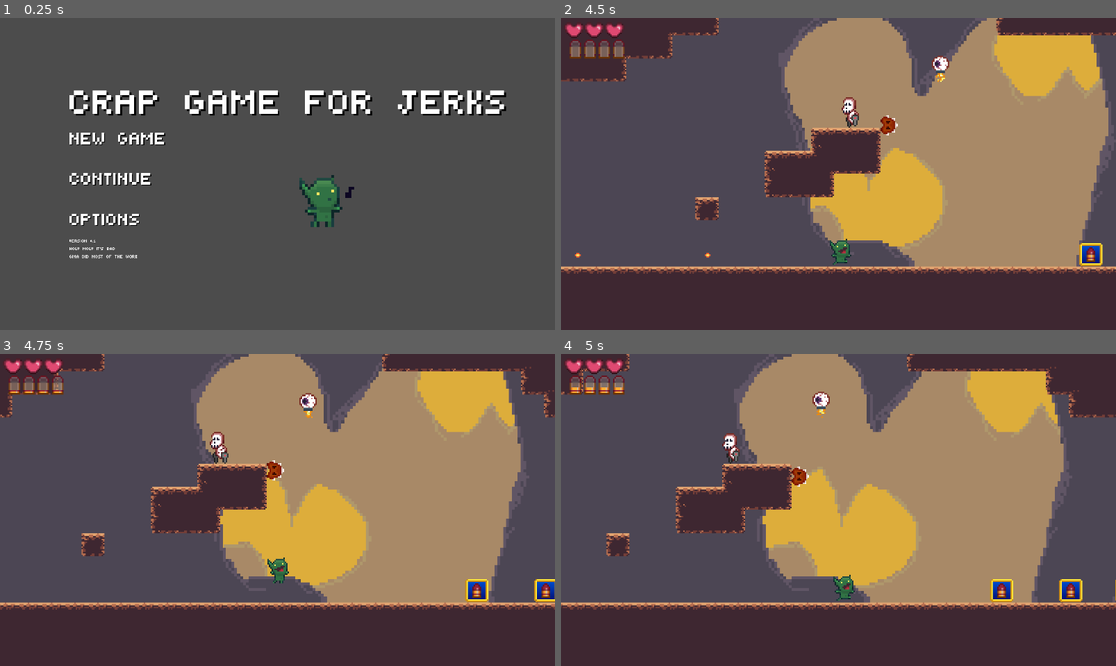
Above: before the commit, frames 1-4 (two rows, left to right).
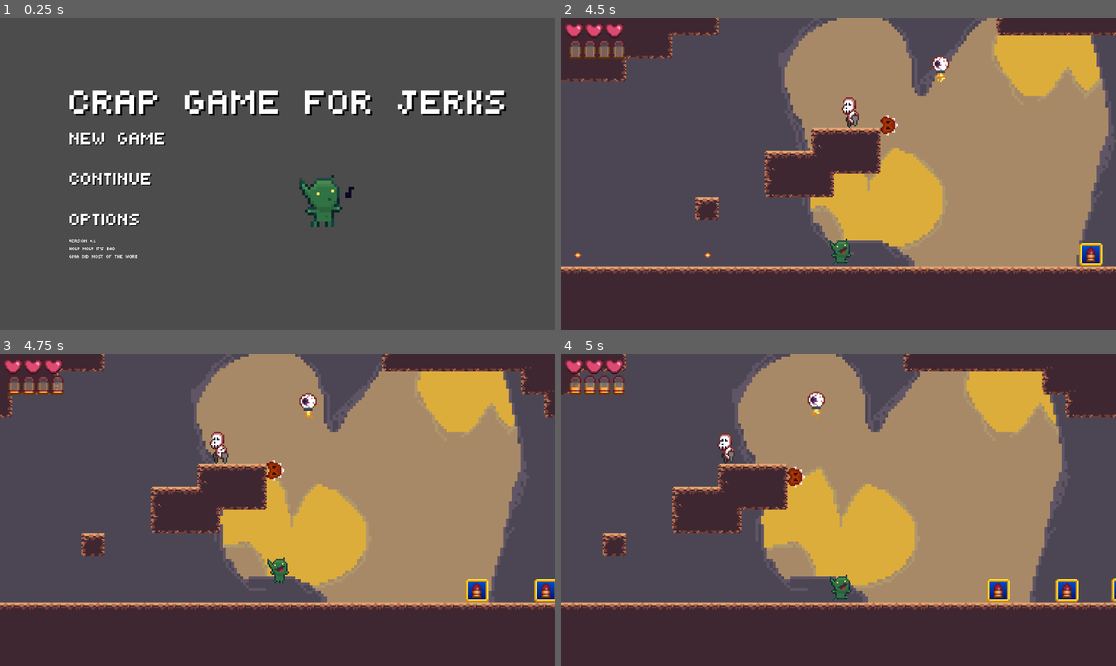
Above: after the commit, the same moments.

Repository: htimsekim/gobbo
Game: Godot game, scene res://src/title/titleMenu.tscn
Two runs of this game, one before a commit and one after it. Both use one fixed random seed, a clock stepped at 60 frames per second and the inputs below.
Inputs (mouse positions are in pixels of both pictures, inside the frame that each line leads up to):
- Up to frame 1 (0.25 s): no input
- Up to frame 2 (4.5 s): click "new game" at 0.5 s; move the mouse to (960, 158) at 1.27 s; hold Right (move_right) 1.28-2 s; hold S (crouch) 1.28-2 s; click (960, 158) at 1.42 s; tap Space (jump) at 1.52 s; drag from (727, 189) to (838, 252) at 2.02 s; move the mouse to (894, 105) at 2.77 s; press the mouse at (894, 105) at 2.78 s; hold A (move_left) 2.78-3.5 s; release the mouse at (894, 105) at 3.5 s; drag from (810, 236) to (882, 117) at 3.52 s; move the mouse to (1005, 220) at 4.27 s; hold Right (move_right) from 4.28 s (still down); hold Right mouse button (shoot) from 4.28 s (still down)
- Up to frame 3 (4.75 s): keep holding Right (move_right); keep holding Right mouse button (shoot); tap Space (jump) at 4.52 s
- Up to frame 4 (5 s): keep holding Right (move_right); keep holding Right mouse button (shoot); tap Escape (menu) at 4.9 s

Frames 1-3 are identical in both runs. In frame 4, 4.9% of the frame differs, in the area x 0-100%, y 0-82%.
Error in both runs: Invalid get index '0' (on base: 'Array'). (res://src/title/newGameButton.gd:11)

Commit message:
saveconfirm

Diff:
--- a/src/Main/Global.gd
+++ b/src/Main/Global.gd
@@ -34,3 +34,10 @@
 	camera = current_scene.get_node("level/Camera2D")
 	player.position = current_scene.get_node(str(spawn)).position #set plyr spawn
 	camera.position = current_scene.get_node(str(spawn)).position #set camera spawn
+
+func _process(_delta):
+	if Input.is_action_pressed("menu"):
+		var confirm = load("res://src/UI/saveConfirm.tscn").instance()
+		self.add_child(confirm)
+	#	confirm.offset = camera.position
+		get_tree().paused = true
--- a/src/Objects/Player.gd
+++ b/src/Objects/Player.gd
@@ -23,10 +23,6 @@
 		blinktimer.start()
 
 	direction = get_direction() #function determines if player is moving right or left
-	if Input.is_action_pressed("menu"):
-		var confirm = load("res://src/UI/confirm.tscn").instance()
-		get_parent().call_deferred("add_child", confirm)
-		get_tree().paused = true
 
 	var is_jump_interrupted = Input.is_action_just_released("jump") and _velocity.y < 0.0
 	_velocity = calculate_move_velocity(_velocity, direction, speed, is_jump_interrupted)
